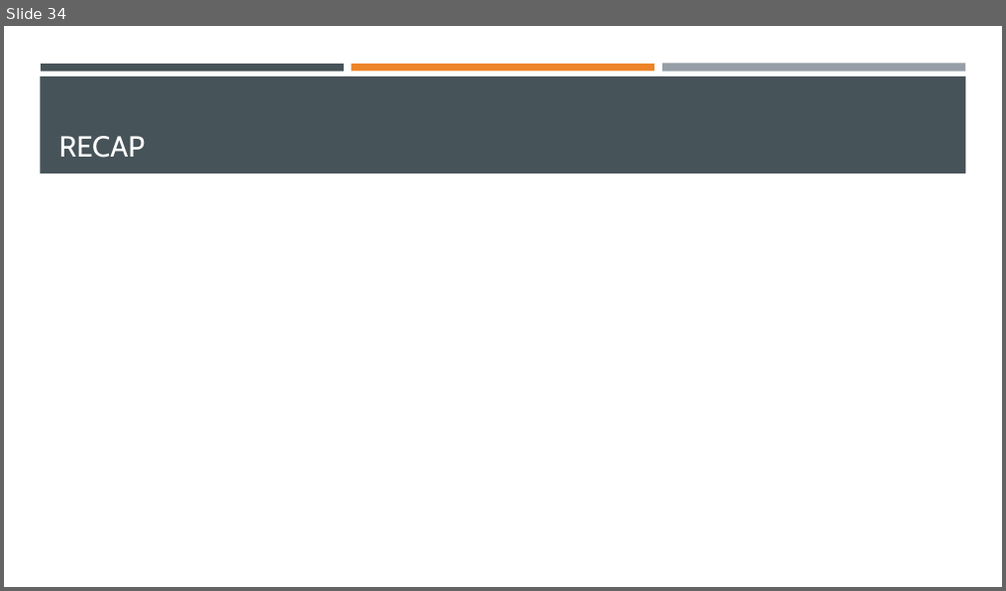
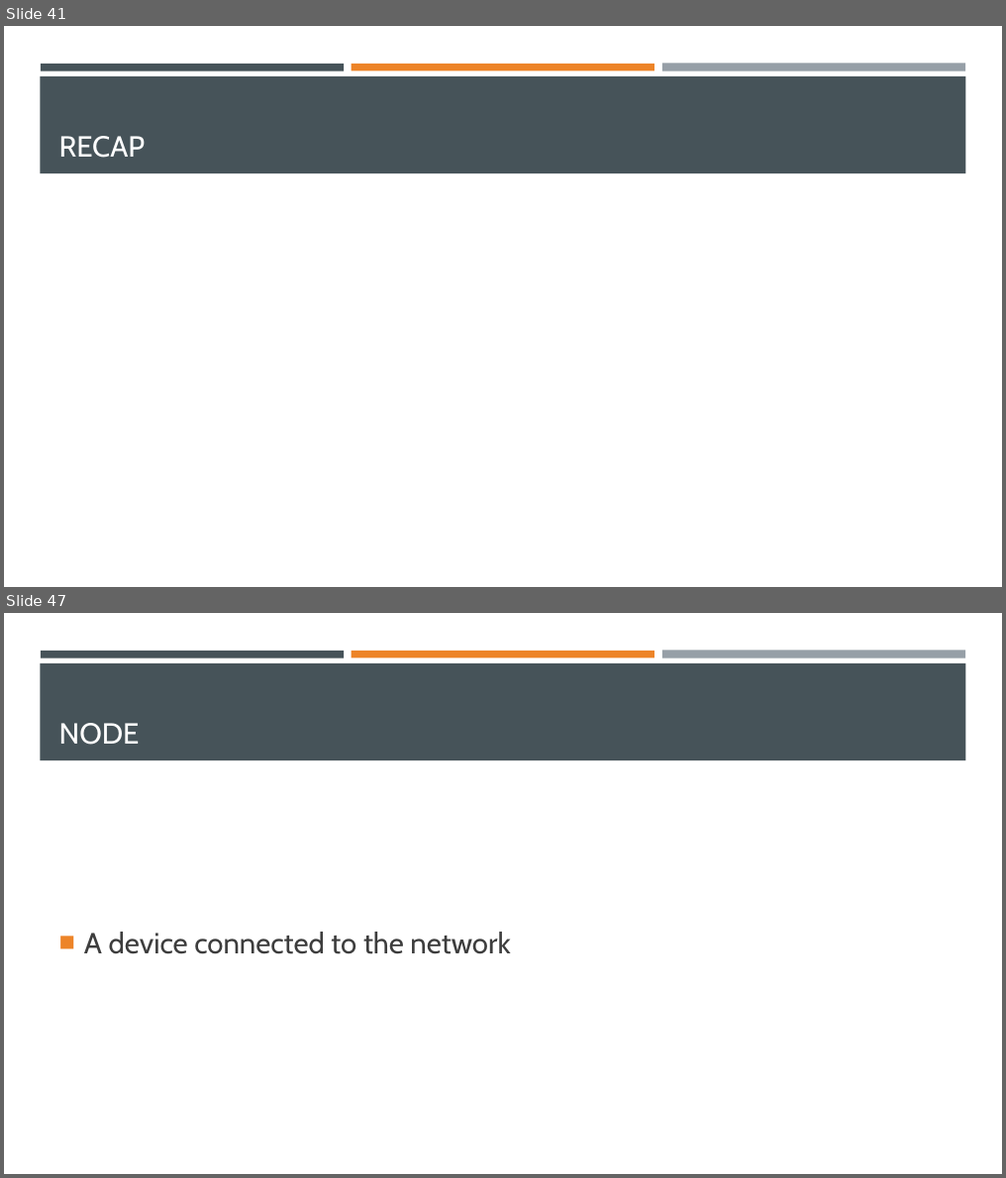
Before and after one commit to Ghost0396/iot, a slide deck: internet/networking.pptx. Shown one above the other, each under a label of ours: slide 34 before the commit, slides 41 and 47 after it; the slides between them are not shown. The pictures are 1006x591 and 1006x1178 pixels, drawn with LibreOffice and Linux fonts; fonts in the diff are those of the drawing. Boxes give left, top, right and bottom in pixels: in the first picture for what was removed or moved away, otherwise in the second. Text is boxed around its words. In the diff, an @@ line names an element or a change of style, - is before the commit and + after.

Commit message:
networking lecutre updated

```diff
--- a/internet/networking.pptx
+++ b/internet/networking.pptx
@@ slide 47 added at [4, 613, 1002, 1174], background #FFFFFF; not listed: 4 template elements that a slide beside it also shows @@
@@ title added at [59, 723, 140, 745], 28 pt, text #FFFFFF @@
+NODE
@@ text added at [84, 932, 510, 955], 28 pt, text #3D3D3D @@
+■ A device connected to the network
@@ what was slide 34 is now slide 41 @@
```
Also in this commit, not shown: 14 other slides added, 1 other file.
